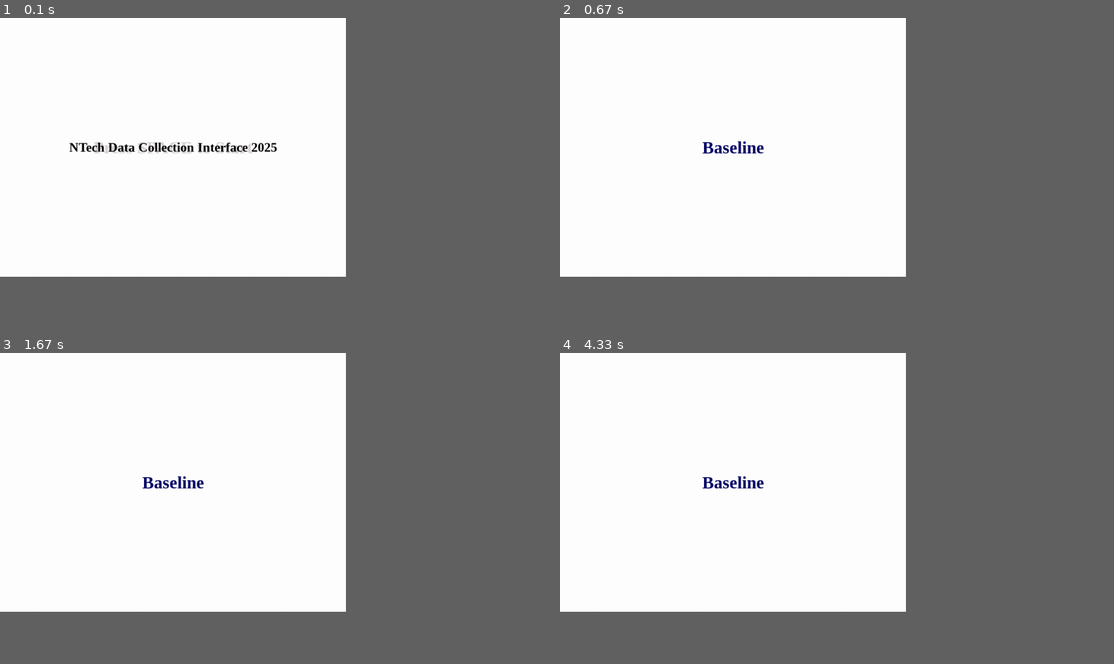
Above: before the commit, frames 1-4 (two rows, left to right).
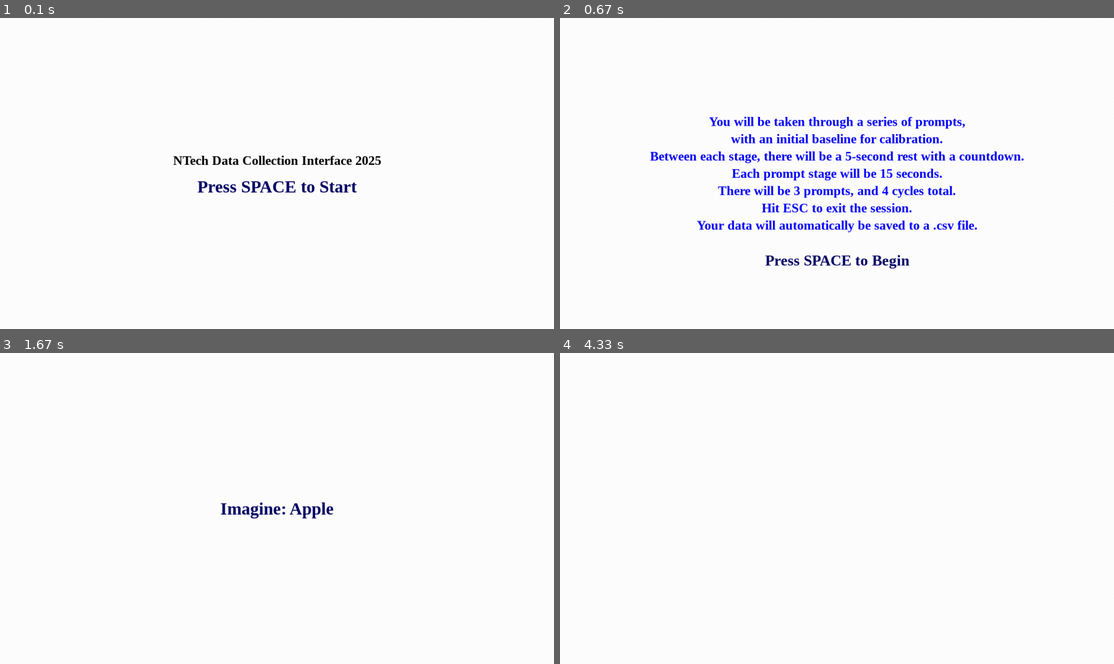
Above: after the commit, the same moments.

Repository: NTX-McGill/2025
Game: pygame game, started from data_collection_platform/master_front_end.py
Same seed, same stepped clock (60 frames per second), same inputs: the game is played once before the commit and once after it.
Inputs:
- Up to frame 1 (0.1 s): no input
- Up to frame 2 (0.67 s): tap Space at 0.33 s
- Up to frame 3 (1.67 s): tap Space at 0.73, 1.03 s
- Up to frame 4 (4.33 s): no input
In our replay, the window is 562x421 before the commit and 900x506 after it. These sizes can differ from the game's own. Grey fills any space a smaller window leaves; there, only what the larger window draws over its background counts as a difference.

The runs differ from the first frame. In frame 1, 1.9% of the frame differs, in the area x 12-69%, y 39-57%; in frame 2, 5.2%, in the area x 16-84%, y 31-81%; in frame 3, 0.7%; in frame 4, 0.2%.

Commit message:
frontend changes

Diff:
--- a/data_collection_platform/master_front_end.py
+++ b/data_collection_platform/master_front_end.py
@@ -53,6 +53,10 @@
         self.current_stage = "home_screen"
         self._on_home_screen()
 
+    def on_instruction_screen(self):
+        self.current_stage = "instruction_screen"
+
+
     def on_baseline(self):
         if not self.baseline_done:  # Ensure baseline happens only once
             self.current_stage = "baseline"
@@ -60,7 +64,7 @@
             self.baseline_done = True
             # Immediately proceed to the next stage
             self.train_index += 1
-            threading.Timer(10, self.on_next_stage).start()  # Proceed to the next stage
+            #threading.Timer(10, self.on_next_stage).start()  # Proceed to the next stage
 
 
     def on_imagine(self):
@@ -150,33 +154,59 @@
             self._on_stop()
 
 
-def update(on_start_cb):
+def show_text(screen, text, font_size=40, color=(0, 0, 100), y_offset=0):
+    font = pygame.font.SysFont("Times New Roman", font_size, True, False)
+    surface = font.render(text, True, color)
+    text_rect = surface.get_rect(center=(screen.get_width() // 2, screen.get_height() // 2 + y_offset))
+    screen.blit(surface, text_rect)
+
+def update(ctx):
     for event in pygame.event.get():
         if event.type == pygame.QUIT:
             pygame.quit()
             sys.exit()
         elif event.type == pygame.KEYDOWN:
-            if event.key == pygame.K_SPACE and on_start_cb:
-                on_start_cb()
-                return
-
-
-def show_text(screen, text, font_size=40, color=(0, 0, 100)):
-    font = pygame.font.SysFont("Times New Roman", font_size, True, False)
-    surface = font.render(text, True, color)
-    text_rect = surface.get_rect(center=(screen.get_width() // 2, screen.get_height() // 2))
-    screen.blit(surface, text_rect)
+            if event.key == pygame.K_SPACE:
+                if ctx.current_stage == "home_screen":
+                    ctx.on_instruction_screen()  # Move from Home Screen to Instructions
+                elif ctx.current_stage == "instruction_screen":
+                    ctx.on_baseline()  # Start the data collection
+                elif ctx.current_stage == "baseline":
+                    ctx.on_next_stage()  # Proceed to the next stage after baseline
+            elif event.key == pygame.K_ESCAPE:  # Exit fullscreen
+                pygame.quit()
+                sys.exit()
 
 
 def draw(screen, ctx, current_image=None):
-    screen.fill((255, 255, 255))
-
-    if ctx.current_stage == "home_screen":
-        show_text(screen, "Press SPACE to Start", font_size=40, color=("#d7d3d2"))
-        show_text(screen, "NTech Data Collection Interface 2025", font_size=30, color=(0, 0, 0))
+    screen.fill((255, 255, 255))  # Default white background
+
+    if ctx.current_stage == "instruction_screen":
+        instruction_text = [
+            "You will be taken through a series of prompts,",
+            "with an initial baseline for calibration.",
+            "Between each stage, there will be a 5-second rest with a countdown.",
+            "Each prompt stage will be 15 seconds.",
+            "There will be 3 prompts, and 4 cycles total.",
+            "Hit ESC to exit the session.",
+            "Your data will automatically be saved to a .csv file."
+        ]
+
+        screen.fill((255, 255, 255))  # Ensure white background
+
+        for i, line in enumerate(instruction_text):
+            y_offset = -120 + (i * 40)  # Adjust vertical spacing
+            show_text(screen, line, font_size=30, color=(0, 0, 255), y_offset=y_offset)
+
+        # Add prompt to continue
+        show_text(screen, "Press SPACE to Begin", font_size=35, color=(0, 0, 100), y_offset=200)
+
+    elif ctx.current_stage == "home_screen":
+        show_text(screen, "NTech Data Collection Interface 2025", font_size=30, color=(0, 0, 0), y_offset=-30)
+        show_text(screen, "Press SPACE to Start", font_size=40, color=(0, 0, 100), y_offset=30)
 
     elif ctx.current_stage == "baseline":
-        show_text(screen, "Baseline", font_size=40)
+        screen.fill((255, 255, 255))
 
     elif ctx.current_stage == "imagine":
         if current_image:
@@ -222,6 +252,8 @@
 
     pygame.display.flip()
 
+
+# Fix for main loop in runPyGame to pass ctx instead of ctx.on_baseline
 
 def runPyGame(
     train_sequence,
@@ -240,7 +272,7 @@
 ):
     pygame.init()
     width, height = 800, 600
-    screen = pygame.display.set_mode((width, height))
+    screen = pygame.display.set_mode((0, 0), pygame.FULLSCREEN)
     pygame.display.set_caption("Data Collection UI")
 
     ctx = Context(
@@ -265,7 +297,7 @@
     ctx.on_home_screen()
 
     while True:
-        update(ctx.on_baseline)
+        update(ctx)
         current_image = ctx.image_list[ctx.image_index] if ctx.image_index < len(ctx.image_list) else None
         draw(screen, ctx, current_image)
 
Not shown, changed: data_collection_platform/backend/.DS_Store
